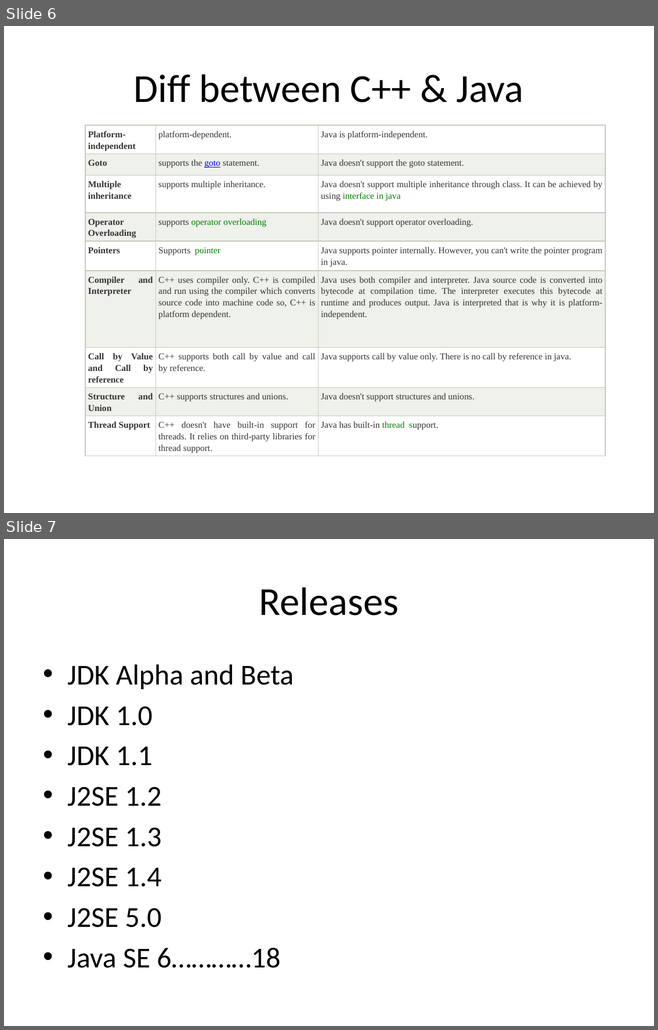
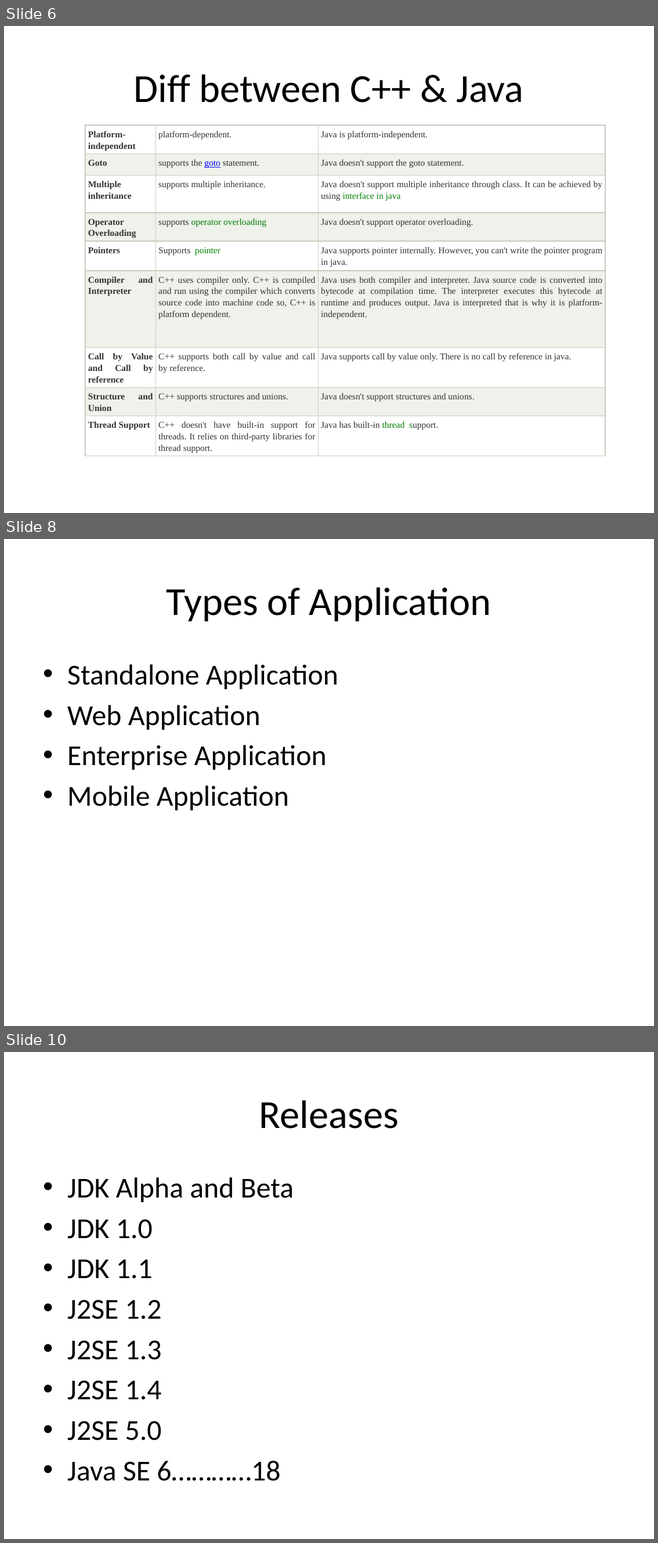
Before and after one commit to BesantJ2ee/JavaCourse, a slide deck: Module_1/Module_1_Introduction.pptx. Shown one above the other, each under a label of ours: slides 6 and 7 before the commit, slides 6, 8 and 10 after it; the slides between them are not shown. The pictures are 658x1030 and 658x1543 pixels, drawn with LibreOffice and Linux fonts; fonts in the diff are those of the drawing. Boxes give left, top, right and bottom in pixels: in the first picture for what was removed or moved away, otherwise in the second. Text is boxed around its words. In the diff, an @@ line names an element or a change of style, - is before the commit and + after.

```diff
--- a/Module_1/Module_1_Introduction.pptx
+++ b/Module_1/Module_1_Introduction.pptx
@@ slide 8 added at (x1=4, y1=539, x2=654, y2=1026), background #FFFFFF @@
@@ title added at (x1=166, y1=587, x2=491, y2=621), 44 pt, text #000000 @@
+Types of Application
@@ text added at (x1=67, y1=664, x2=338, y2=810), 32 pt, text #000000 @@
+• Standalone Application
+• Web Application
+• Enterprise Application
+• Mobile Application
@@ what was slide 7 is now slide 10 @@
```
Also in this commit, not shown: 2 other slides added.
